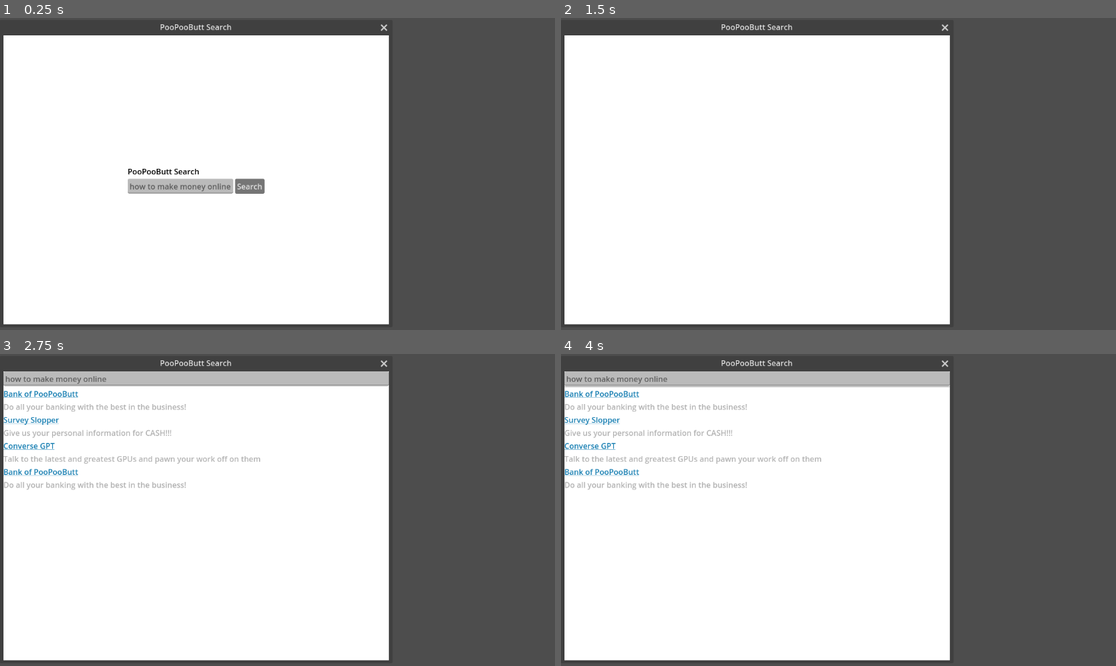
Above: before the commit, frames 1-4 (two rows, left to right).
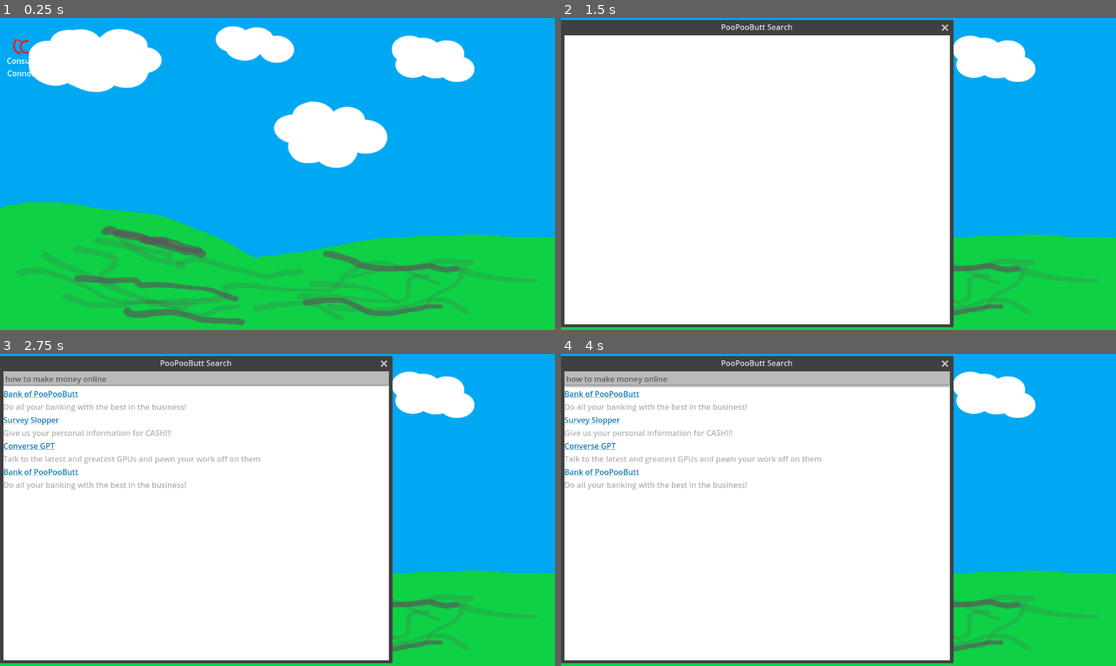
Above: after the commit, the same moments.

Repository: zsmitty2020/SSUFamJam25
Game: Godot game, scene res://Desktop/desktop.tscn
Two runs of this game, one before a commit and one after it. Both use one fixed random seed, a clock stepped at 60 frames per second and the inputs below. Before the commit the project starts from res://Windows/Search/search_window.tscn.
Inputs (mouse positions are in pixels of both pictures, inside the frame that each line leads up to):
- Up to frame 1 (0.25 s): no input
- Up to frame 2 (1.5 s): click (583, 46) at 0.5 s, where only the run after the commit has a clickable "Consult Connor"; click "Search" at 1.25 s
- Up to frame 3 (2.75 s): click (22, 382) at 2 s, where only the run after the commit has a clickable "Consult Connor"
- Up to frame 4 (4 s): click (583, 382) at 2.75 s, where only the run after the commit has a clickable "Consult Connor"; tap Enter at 3.5 s; tap Space (flappy_fly_jump) at 3.77 s

The runs differ from the first frame. In frame 1, 93% of the frame differs, in the area x 0-100%, y 0-100%; in frame 2, 30%; in frame 3, 30%; in frame 4, 30%.

Commit message:
conversegpt actually scrolls

Diff:
--- a/ssu-fam-jam-game-godot-project/Desktop/desktop.tscn
+++ b/ssu-fam-jam-game-godot-project/Desktop/desktop.tscn
@@ -1,7 +1,9 @@
-[gd_scene load_steps=3 format=3 uid="uid://bhpxu325vkobw"]
+[gd_scene load_steps=5 format=3 uid="uid://bhpxu325vkobw"]
 
 [ext_resource type="Texture2D" uid="uid://c704nmwmiwsf5" path="res://Desktop/Background.png" id="1_d8c33"]
 [ext_resource type="PackedScene" uid="uid://dgmi3cmk7hye3" path="res://Desktop/desktop_icons.tscn" id="2_shxmn"]
+[ext_resource type="PackedScene" uid="uid://dfp36yjnfafbp" path="res://Windows/Search/search_window.tscn" id="3_vxohe"]
+[ext_resource type="Texture2D" uid="uid://d0cen2x05xo0t" path="res://Desktop/ConsultConnorImage.png" id="4_kfh0y"]
 
 [node name="Desktop" type="TextureRect"]
 anchors_preset = 15
@@ -17,3 +19,6 @@
 offset_top = 43.0
 offset_right = 59.0
 offset_bottom = 75.0
+link = ExtResource("3_vxohe")
+image = ExtResource("4_kfh0y")
+label = "Consult Connor"
--- a/ssu-fam-jam-game-godot-project/Windows/Converse/converse_window.gd
+++ b/ssu-fam-jam-game-godot-project/Windows/Converse/converse_window.gd
@@ -19,11 +19,11 @@
 	var newchat = Label.new()
 	newchat.text = new_text
 	newchat.add_theme_color_override("font_color", Color(0.65, 0.65, 0.65, 1.0))
-	$CenterContainer/VBoxContainer.add_child(newchat)
+	$ScrollContainer/CenterContainer/VBoxContainer.add_child(newchat)
 	await get_tree().create_timer(0.5).timeout
 	var response = Label.new()
 	response.text = responses.pick_random()
 	response.add_theme_color_override("font_color", Color(1.0, 1.0, 1.0, 1.0))
-	$CenterContainer/VBoxContainer.add_child(response)
-	$CenterContainer/VBoxContainer.move_child($CenterContainer/VBoxContainer/LineEdit, $CenterContainer/VBoxContainer.get_child_count()-1)
-	$CenterContainer/VBoxContainer/LineEdit.text = ""
+	$ScrollContainer/CenterContainer/VBoxContainer.add_child(response)
+	$ScrollContainer/CenterContainer/VBoxContainer.move_child($ScrollContainer/CenterContainer/VBoxContainer/LineEdit, $ScrollContainer/CenterContainer/VBoxContainer.get_child_count()-1)
+	$ScrollContainer/CenterContainer/VBoxContainer/LineEdit.text = ""
--- a/ssu-fam-jam-game-godot-project/Windows/Converse/converse_window.tscn
+++ b/ssu-fam-jam-game-godot-project/Windows/Converse/converse_window.tscn
@@ -10,7 +10,7 @@
 
 [node name="ConverseWindow" type="Window"]
 oversampling_override = 1.0
-position = Vector2i(7, 31)
+position = Vector2i(7, 36)
 size = Vector2i(800, 600)
 
 [node name="ConverseWindow" type="TextureRect" parent="."]
@@ -22,7 +22,7 @@
 texture = SubResource("GradientTexture1D_h50mk")
 script = ExtResource("1_mly6f")
 
-[node name="CenterContainer" type="CenterContainer" parent="ConverseWindow"]
+[node name="ScrollContainer" type="ScrollContainer" parent="ConverseWindow"]
 layout_mode = 1
 anchors_preset = 15
 anchor_right = 1.0
@@ -30,16 +30,21 @@
 grow_horizontal = 2
 grow_vertical = 2
 
-[node name="VBoxContainer" type="VBoxContainer" parent="ConverseWindow/CenterContainer"]
+[node name="CenterContainer" type="CenterContainer" parent="ConverseWindow/ScrollContainer"]
+layout_mode = 2
+size_flags_horizontal = 3
+size_flags_vertical = 3
+
+[node name="VBoxContainer" type="VBoxContainer" parent="ConverseWindow/ScrollContainer/CenterContainer"]
 layout_mode = 2
 
-[node name="Label" type="Label" parent="ConverseWindow/CenterContainer/VBoxContainer"]
+[node name="Label" type="Label" parent="ConverseWindow/ScrollContainer/CenterContainer/VBoxContainer"]
 layout_mode = 2
 theme_override_font_sizes/font_size = 26
 text = "ConverseGPT"
 
-[node name="LineEdit" type="LineEdit" parent="ConverseWindow/CenterContainer/VBoxContainer"]
+[node name="LineEdit" type="LineEdit" parent="ConverseWindow/ScrollContainer/CenterContainer/VBoxContainer"]
 layout_mode = 2
 
 [connection signal="close_requested" from="." to="ConverseWindow" method="_on_converse_window_close_requested"]
-[connection signal="text_submitted" from="ConverseWindow/CenterContainer/VBoxContainer/LineEdit" to="ConverseWindow" method="_on_line_edit_text_submitted"]
+[connection signal="text_submitted" from="ConverseWindow/ScrollContainer/CenterContainer/VBoxContainer/LineEdit" to="ConverseWindow" method="_on_line_edit_text_submitted"]
--- a/ssu-fam-jam-game-godot-project/project.godot
+++ b/ssu-fam-jam-game-godot-project/project.godot
@@ -11,7 +11,7 @@
 [application]
 
 config/name="SSUFamJamGameGodotProject"
-run/main_scene="uid://dfp36yjnfafbp"
+run/main_scene="uid://bhpxu325vkobw"
 config/features=PackedStringArray("4.5", "Forward Plus")
 config/icon="res://icon.svg"
 
